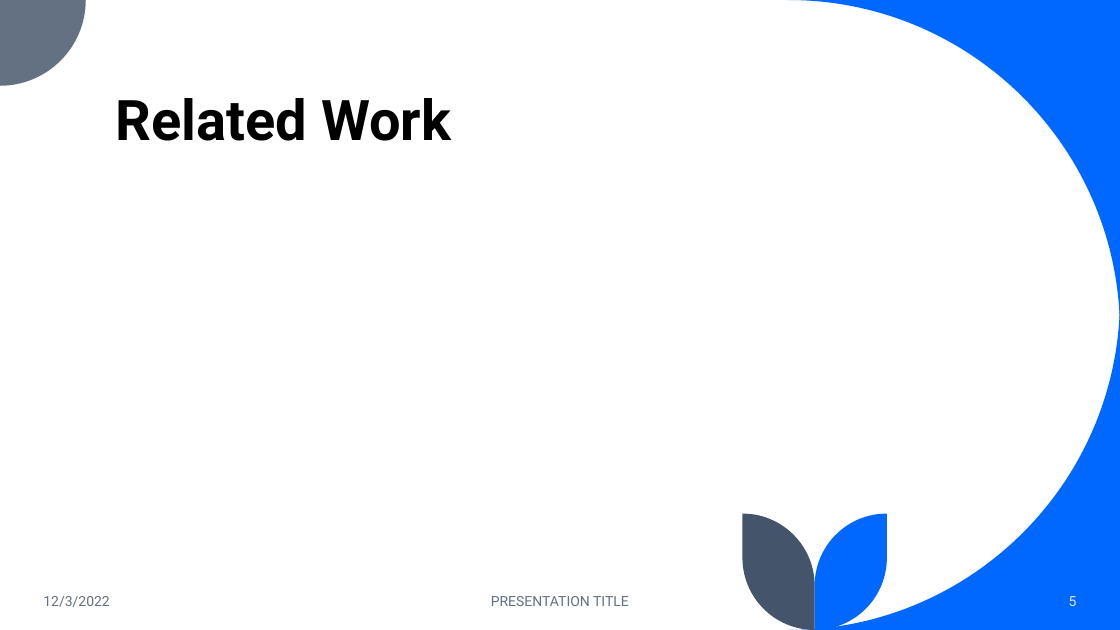
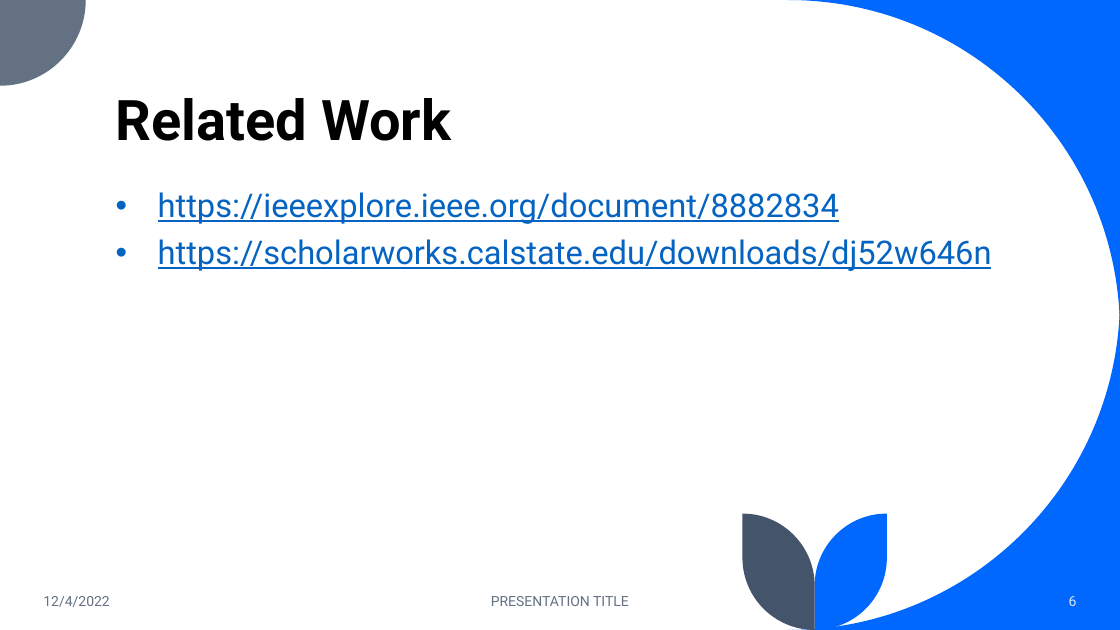
Before and after one commit to KhoaaaBui/HousePricePredictor, a slide deck: slide 6 of Housing Prices – Multivariable Regression.pptx (slide 5 before the commit). Drawn at 1120x630 pixels with LibreOffice and Linux fonts; fonts in the diff are those of the drawing. Boxes give left, top, right and bottom in pixels: in the first picture for what was removed or moved away, otherwise in the second. Text is boxed around its words. In the diff, an @@ line names an element or a change of style, - is before the commit and + after.

```diff
--- a/Housing Prices – Multivariable Regression.pptx
+++ b/Housing Prices – Multivariable Regression.pptx
@@ text added at (158,192,992,271), 28 pt, text #0563C1, underline @@
+• https://ieeexplore.ieee.org/document/8882834
+• https://scholarworks.calstate.edu/downloads/dj52w646n
@@ text at (43,596,110,607): text changed @@
-12/3/2022
+12/4/2022
@@ page number at (1069,596,1077,606): text changed @@
-5
+6
```
Also in this commit, not shown: 4 other slides changed, 1 slide added, 1 other file.
